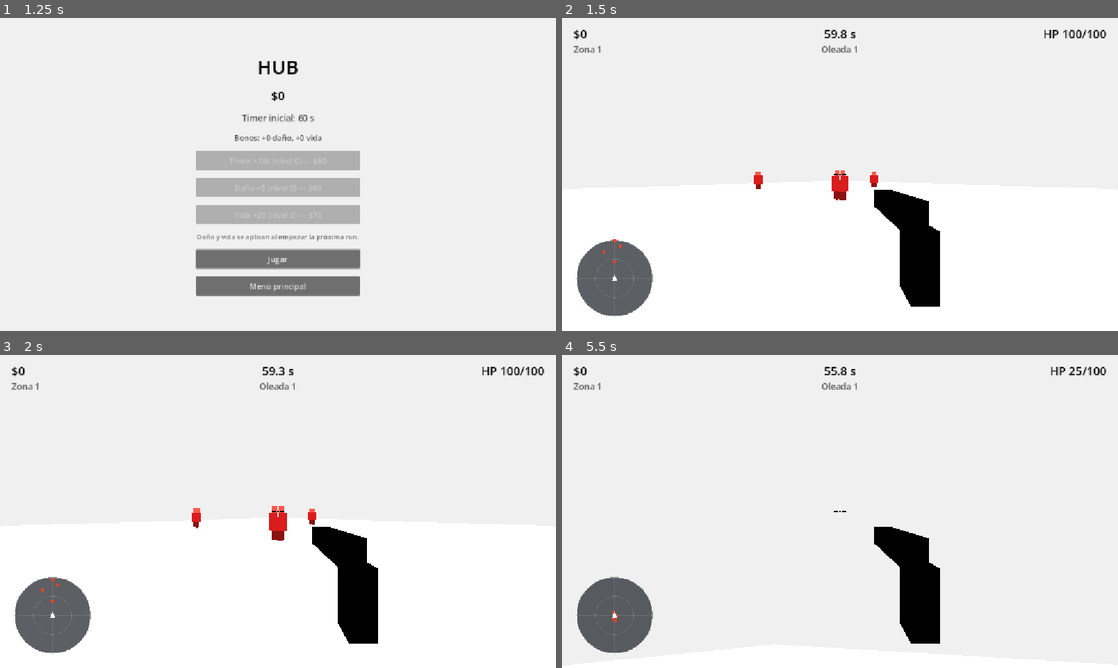
Above: before the commit, frames 1-4 (two rows, left to right).
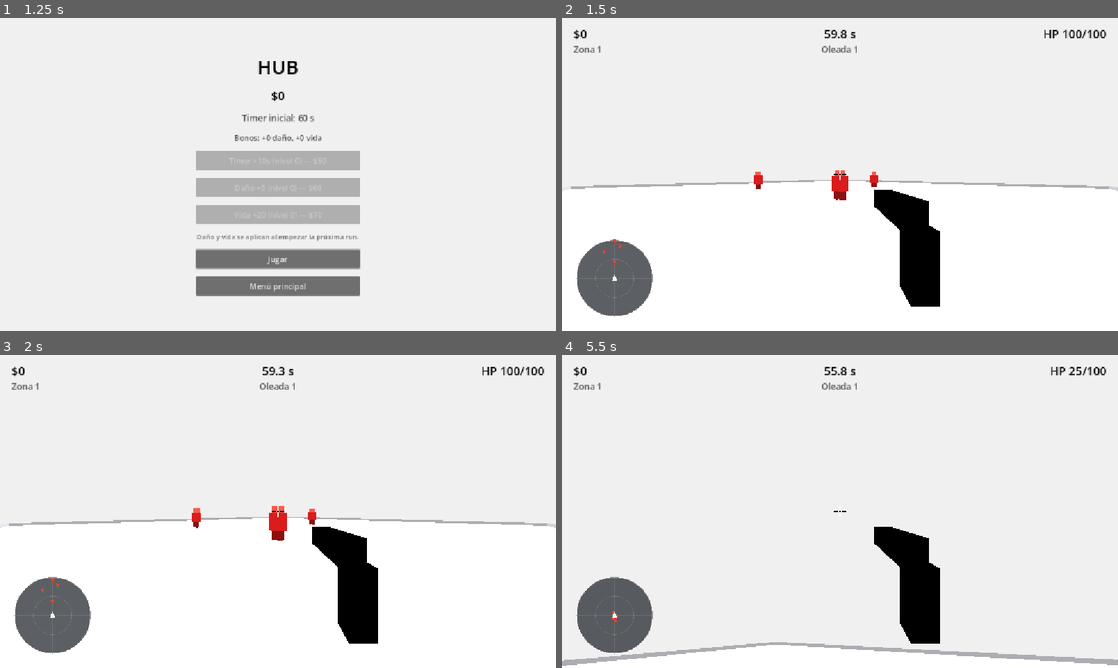
Above: after the commit, the same moments.

Repository: Veilen1/Deadline
Game: Godot game, scene res://scenes/ui/main_menu.tscn
The game is run twice, just before and just after one commit, with the same random seed, the same clock (stepped at 60 frames per second) and the same inputs.
Inputs (mouse positions are in pixels of both pictures, inside the frame that each line leads up to):
- Up to frame 1 (1.25 s): click "Jugar" at 0.5 s
- Up to frame 2 (1.5 s): click "Jugar" at 1.25 s
- Up to frame 3 (2 s): no input
- Up to frame 4 (5.5 s): move the mouse to (867, 511) at 2.02 s; press the mouse at (867, 511) at 2.03 s; hold W (move_forward) from 2.03 s (still down); tap Space (jump) at 2.27, 3.02, 4.52, 5.27 s; move the mouse to (812, 511) at 2.77 s; release the mouse at (812, 511) at 2.78 s; click (812, 511) at 2.85 s; move the mouse to (851, 505) at 3.52 s; press the mouse at (851, 505) at 3.53 s; move the mouse to (834, 517) at 4.27 s; release the mouse at (834, 517) at 4.28 s; click (834, 517) at 4.35 s; move the mouse to (878, 514) at 5.02 s; press the mouse at (878, 514) at 5.03 s

Frame 1 is identical in both runs. In frame 2, 0.6% of the frame differs, in the area x 0-100%, y 51-56%; in frame 3, 0.6%; in frame 4, 1.3%, in the area x 0-100%, y 91-100%.

Commit message:
feat(zone): agregar limites fisicos a la arena

Diff:
--- /dev/null
+++ b/scenes/levels/arena_bounds.tscn
@@ -0,0 +1,55 @@
+[gd_scene load_steps=6 format=3]
+
+[sub_resource type="BoxShape3D" id="BoxShape3D_wall_ns"]
+size = Vector3(40, 4, 1)
+
+[sub_resource type="BoxShape3D" id="BoxShape3D_wall_ew"]
+size = Vector3(1, 4, 40)
+
+[sub_resource type="BoxMesh" id="BoxMesh_curb_ns"]
+size = Vector3(40, 0.3, 0.2)
+
+[sub_resource type="BoxMesh" id="BoxMesh_curb_ew"]
+size = Vector3(0.2, 0.3, 40)
+
+[sub_resource type="StandardMaterial3D" id="StandardMaterial3D_curb"]
+albedo_color = Color(0.68, 0.68, 0.7, 1)
+roughness = 1.0
+
+[node name="ArenaBounds" type="StaticBody3D"]
+
+[node name="CollisionNorth" type="CollisionShape3D" parent="."]
+transform = Transform3D(1, 0, 0, 0, 1, 0, 0, 0, 1, 0, 2, -20.5)
+shape = SubResource("BoxShape3D_wall_ns")
+
+[node name="CollisionSouth" type="CollisionShape3D" parent="."]
+transform = Transform3D(1, 0, 0, 0, 1, 0, 0, 0, 1, 0, 2, 20.5)
+shape = SubResource("BoxShape3D_wall_ns")
+
+[node name="CollisionEast" type="CollisionShape3D" parent="."]
+transform = Transform3D(1, 0, 0, 0, 1, 0, 0, 0, 1, 20.5, 2, 0)
+shape = SubResource("BoxShape3D_wall_ew")
+
+[node name="CollisionWest" type="CollisionShape3D" parent="."]
+transform = Transform3D(1, 0, 0, 0, 1, 0, 0, 0, 1, -20.5, 2, 0)
+shape = SubResource("BoxShape3D_wall_ew")
+
+[node name="CurbNorth" type="MeshInstance3D" parent="."]
+transform = Transform3D(1, 0, 0, 0, 1, 0, 0, 0, 1, 0, 0.15, -19.9)
+mesh = SubResource("BoxMesh_curb_ns")
+surface_material_override/0 = SubResource("StandardMaterial3D_curb")
+
+[node name="CurbSouth" type="MeshInstance3D" parent="."]
+transform = Transform3D(1, 0, 0, 0, 1, 0, 0, 0, 1, 0, 0.15, 19.9)
+mesh = SubResource("BoxMesh_curb_ns")
+surface_material_override/0 = SubResource("StandardMaterial3D_curb")
+
+[node name="CurbEast" type="MeshInstance3D" parent="."]
+transform = Transform3D(1, 0, 0, 0, 1, 0, 0, 0, 1, 19.9, 0.15, 0)
+mesh = SubResource("BoxMesh_curb_ew")
+surface_material_override/0 = SubResource("StandardMaterial3D_curb")
+
+[node name="CurbWest" type="MeshInstance3D" parent="."]
+transform = Transform3D(1, 0, 0, 0, 1, 0, 0, 0, 1, -19.9, 0.15, 0)
+mesh = SubResource("BoxMesh_curb_ew")
+surface_material_override/0 = SubResource("StandardMaterial3D_curb")
--- a/scenes/levels/zone_01.tscn
+++ b/scenes/levels/zone_01.tscn
@@ -1,8 +1,9 @@
-[gd_scene load_steps=8 format=3]
+[gd_scene load_steps=9 format=3]
 
 [ext_resource type="Script" path="res://scenes/levels/zone.gd" id="1_zone"]
 [ext_resource type="PackedScene" path="res://scenes/actors/enemies/enemy_base.tscn" id="2_enemy"]
 [ext_resource type="PackedScene" path="res://scenes/actors/enemies/elite_enemy.tscn" id="3_elite"]
+[ext_resource type="PackedScene" path="res://scenes/levels/arena_bounds.tscn" id="4_bounds"]
 
 [sub_resource type="Environment" id="Environment_white"]
 background_mode = 1
@@ -56,3 +57,5 @@
 
 [node name="SpawnPoint4" type="Marker3D" parent="."]
 transform = Transform3D(1, 0, 0, 0, 1, 0, 0, 0, 1, 6, 1, 6)
+
+[node name="ArenaBounds" parent="." instance=ExtResource("4_bounds")]
--- a/scenes/levels/zone_02.tscn
+++ b/scenes/levels/zone_02.tscn
@@ -1,8 +1,9 @@
-[gd_scene load_steps=8 format=3]
+[gd_scene load_steps=9 format=3]
 
 [ext_resource type="Script" path="res://scenes/levels/zone.gd" id="1_zone"]
 [ext_resource type="PackedScene" path="res://scenes/actors/enemies/guard_enemy.tscn" id="2_enemy"]
 [ext_resource type="PackedScene" path="res://scenes/actors/enemies/elite_guard_enemy.tscn" id="3_elite"]
+[ext_resource type="PackedScene" path="res://scenes/levels/arena_bounds.tscn" id="4_bounds"]
 
 [sub_resource type="Environment" id="Environment_cold"]
 background_mode = 1
@@ -57,3 +58,5 @@
 
 [node name="SpawnPoint4" type="Marker3D" parent="."]
 transform = Transform3D(1, 0, 0, 0, 1, 0, 0, 0, 1, 6, 1, 6)
+
+[node name="ArenaBounds" parent="." instance=ExtResource("4_bounds")]
